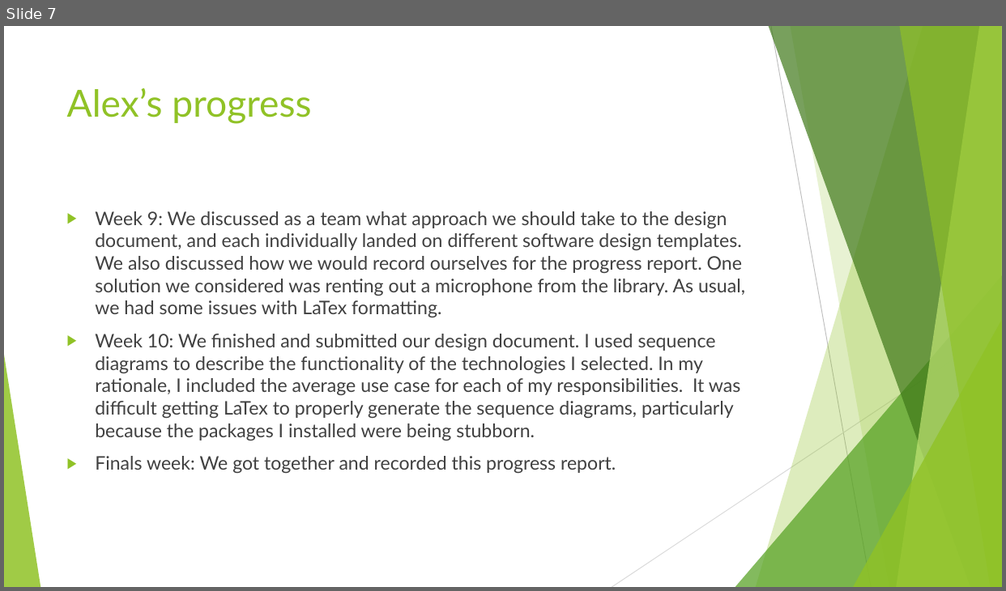
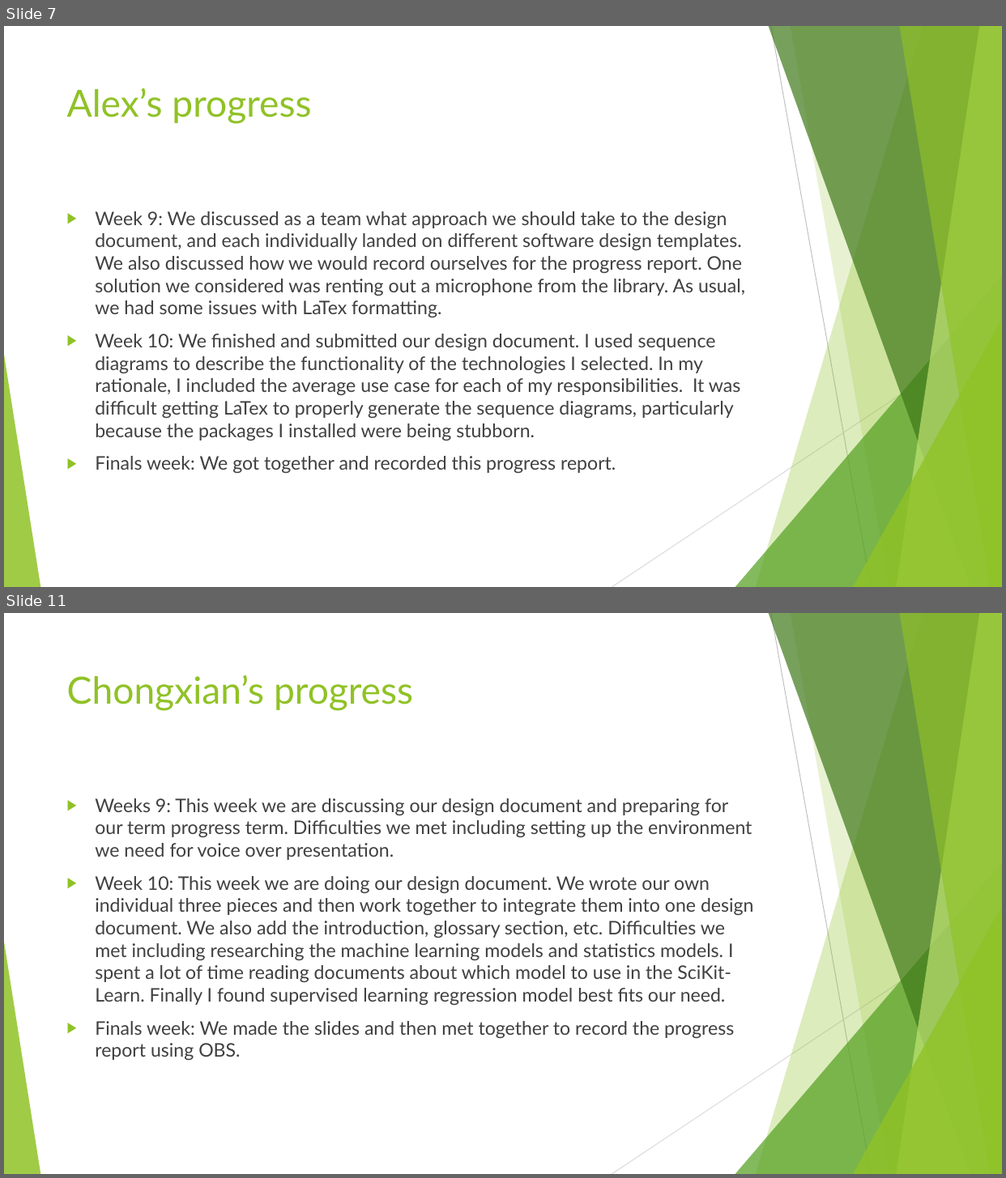
Before and after one commit to AlexDCraig/senior-capstone-project, a slide deck: progressreport.pptx. Shown one above the other, each under a label of ours: slide 7 before the commit, slides 7 and 11 after it; the slides between them are not shown. The pictures are 1006x591 and 1006x1178 pixels, drawn with LibreOffice and Linux fonts; fonts in the diff are those of the drawing. Boxes give left, top, right and bottom in pixels: in the first picture for what was removed or moved away, otherwise in the second. Text is boxed around its words. In the diff, an @@ line names an element or a change of style, - is before the commit and + after.

```diff
--- a/progressreport.pptx
+++ b/progressreport.pptx
@@ slide 11 added at (x1=4, y1=613, x2=1002, y2=1174), background #FFFFFF; not listed: 10 template elements that a slide beside it also shows @@
@@ title added at (x1=67, y1=675, x2=413, y2=711), 36 pt, text #90C226 @@
+Chongxian’s progress
@@ text added at (x1=95, y1=798, x2=754, y2=1060), 18 pt, text #404040 @@
+▶ Weeks 9: This week we are discussing our design document and preparing for our term progress term. Difficulties we met including setting up the environment we need for voice over presentation.
+▶ Week 10: This week we are doing our design document. We wrote our own individual three pieces and then work together to integrate them into one design document. We also add the introduction, glossary section, etc. Difficulties we met including researching the machine learning models and statistics models. I spent a lot of time reading documents about which model to use in the SciKit-Learn. Finally I found supervised learning regression model best fits our need.
+▶ Finals week: We made the slides and then met together to record the progress report using OBS.
```
Also in this commit, not shown: 1 slide changed, 3 other slides added.
